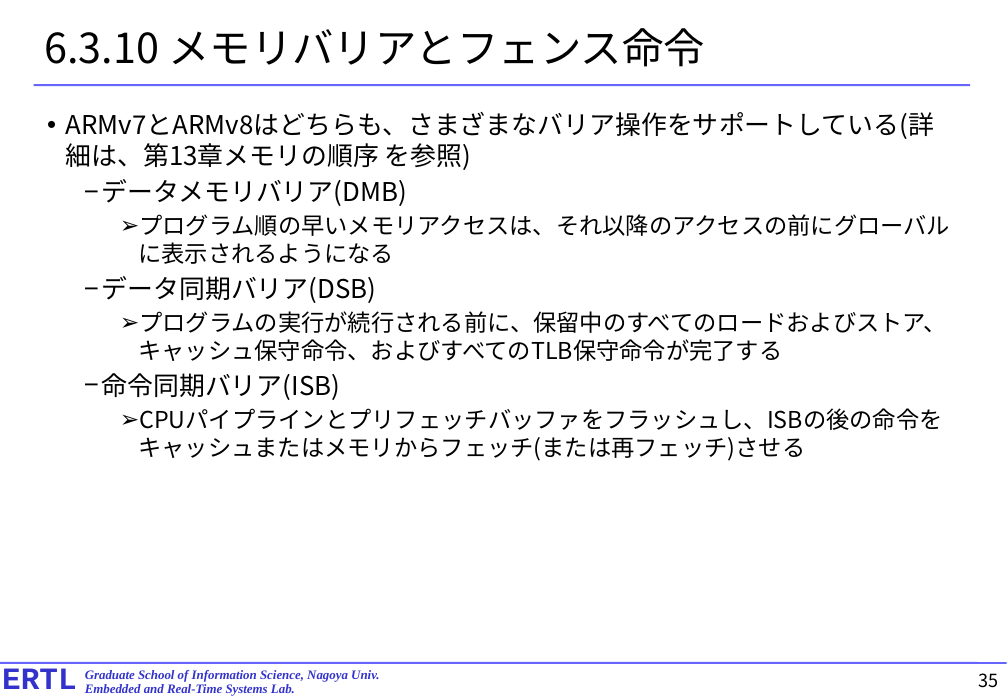
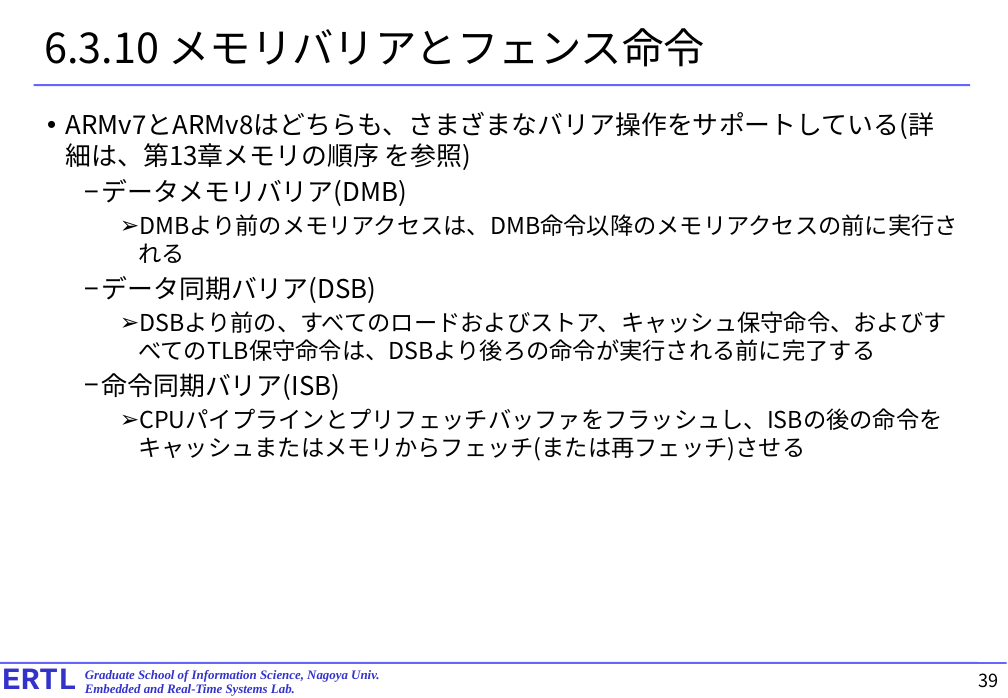
Before and after one commit to exshonda/arm64_basic, a slide deck: slide 39 of text/4.chapter6.pptx (slide 35 before the commit). Drawn at 1008x698 pixels with LibreOffice and Linux fonts; fonts in the diff are those of the drawing. Boxes give left, top, right and bottom in pixels: in the first picture for what was removed or moved away, otherwise in the second. Text is boxed around its words. In the diff, an @@ line names an element or a change of style, - is before the commit and + after.

```diff
--- a/text/4.chapter6.pptx
+++ b/text/4.chapter6.pptx
@@ text at [139,214,958,236]: text changed @@
-    ➢ プログラム順の早いメモリアクセスは、それ以降のアクセスの前にグローバルに表示されるようになる
+    ➢ DMBより前のメモリアクセスは、DMB命令以降のメモリアクセスの前に実行される
@@ text at [138,311,946,361]: text changed @@
-    ➢ プログラムの実行が続行される前に、保留中のすべてのロードおよびストア、キャッシュ保守命令、およびすべてのTLB保守命令が完了する
+    ➢ DSBより前の、すべてのロードおよびストア、キャッシュ保守命令、およびすべてのTLB保守命令は、DSBより後ろの命令が実行される前に完了する
@@ page number at [979,673,999,688]: text changed @@
-35
+39
```
Also in this commit, not shown: 23 other slides changed, 4 slides added.
